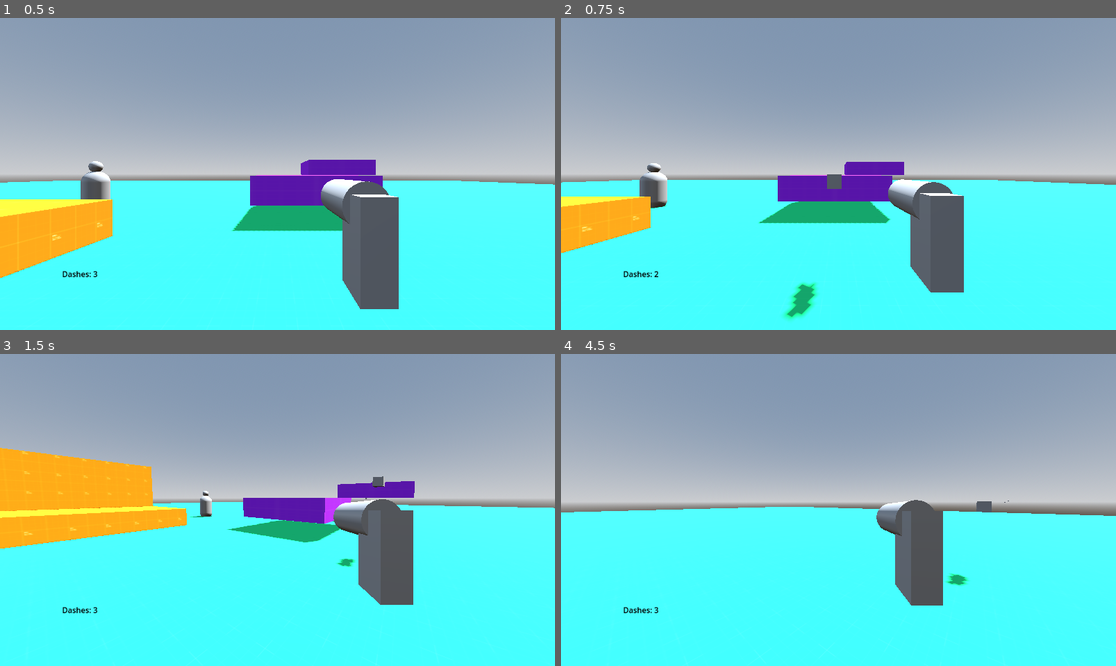
Above: before the commit, frames 1-4 (two rows, left to right).
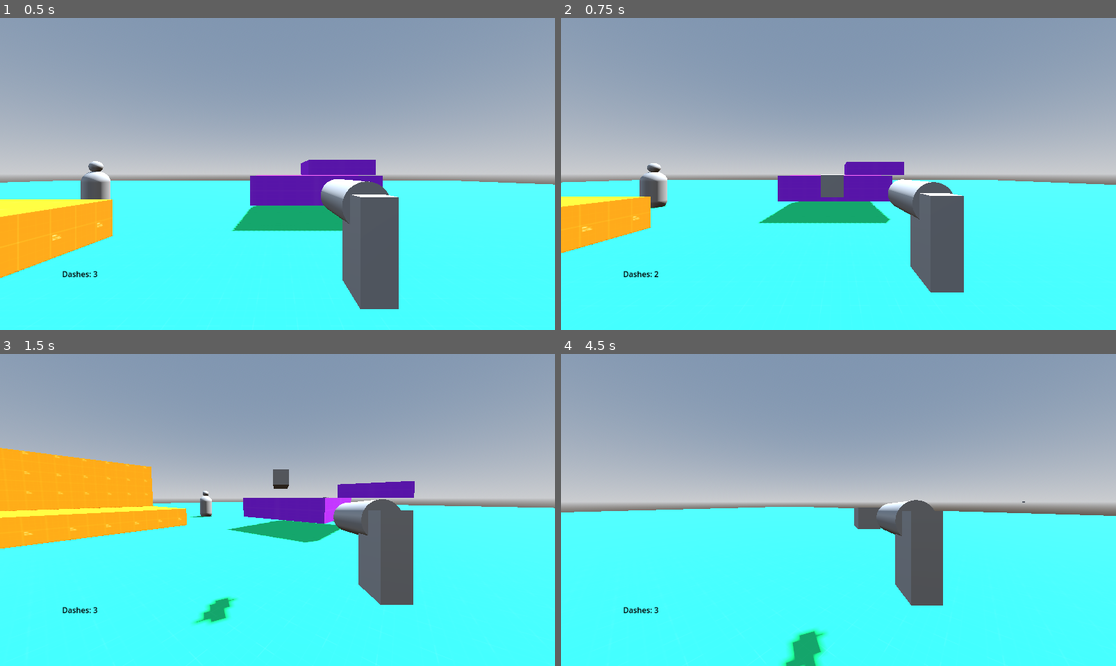
Above: after the commit, the same moments.

Repository: R1fty0/RetroShooter
Game: Godot game, scene res://scenes/main.tscn
Same seed, same stepped clock (60 frames per second), same inputs: the game is played once before the commit and once after it.
Inputs (mouse positions are in pixels of both pictures, inside the frame that each line leads up to):
- Up to frame 1 (0.5 s): no input
- Up to frame 2 (0.75 s): tap Enter (ui_accept) at 0.5 s; move the mouse to (960, 158) at 0.52 s; hold D (right) from 0.53 s (still down); hold Q (dash) from 0.53 s (still down); click (960, 158) at 0.67 s
- Up to frame 3 (1.5 s): tap Space (jump) at 0.77 s; move the mouse to (249, 510) at 1.27 s; release D (right) at 1.28 s; release Q (dash) at 1.28 s; hold W (forward) from 1.28 s (still down); click (249, 510) at 1.35 s
- Up to frame 4 (4.5 s): keep holding W (forward); tap Space (jump) at 1.52, 3.02, 3.77 s; move the mouse to (849, 503) at 2.02 s; hold Q (dash) 2.03-2.78 s; move the mouse to (832, 516) at 2.77 s; click (832, 516) at 2.85 s; move the mouse to (877, 513) at 3.52 s; hold Q (dash) 3.53-4.28 s; move the mouse to (794, 506) at 4.27 s; click (794, 506) at 4.35 s

Frame 1 is identical in both runs. In frame 2, 0.7% of the frame differs, in the area x 40-51%, y 50-97%; in frame 3, 0.7%; in frame 4, 1.2%, in the area x 39-84%, y 46-100%.

Commit message:
refactor: switched bullet from using a rigidbody to using an area3d root node

Diff:
--- a/scenes/common_components/projectile/projectile.gd
+++ b/scenes/common_components/projectile/projectile.gd
@@ -1,4 +1,4 @@
-extends RigidBody3D
+extends Area3D
 class_name Projectile
 
 ## All of these settings are usually set by the projectile shooting component.
@@ -6,11 +6,15 @@
 var target_group: String = "player"
 var damage: float = 10.0
 var speed: float = 40.0
+var direction: Vector3 = Vector3.FORWARD
 
-func _ready() -> void:
-	# Add velocity to bullet when it is spawned to make it travel forward.
-	var impulse = Vector3.FORWARD * speed
-	linear_velocity = impulse
+func _physics_process(delta: float) -> void:
+	var velocity = direction * speed
+	# Move bullet forward.
+	global_position += velocity * delta
+	# Make bullet spin during movement.
+	if velocity.length() > 0:
+		look_at(global_position + velocity, Vector3.UP)
 
 func _on_body_entered(body: Node) -> void:
 	print("ive hit something")
--- a/scenes/common_components/projectile_shooting/projectile_shooting_component.gd
+++ b/scenes/common_components/projectile_shooting/projectile_shooting_component.gd
@@ -28,10 +28,11 @@
 	# Add projectile to scene.
 	get_tree().current_scene.add_child(new_projectile)
 	new_projectile.global_position = projectile_spawn_point.global_position
-	new_projectile.rotation = projectile_spawn_point.rotation
+	new_projectile.global_rotation = projectile_spawn_point.global_rotation
 
 	# Setup projectile stats
-	new_projectile.gravity_scale = 0.0
+	# Make the projectile face forward relative to what direction the gun is pointing at.
+	new_projectile.direction = projectile_spawn_point.global_transform.basis.z * -1
 	new_projectile.target_group = projectile_target_group
 	new_projectile.damage = projectile_damage
 	new_projectile.speed = projectile_speed
--- a/scenes/main.tscn
+++ b/scenes/main.tscn
@@ -115,5 +115,6 @@
 transform = Transform3D(1, 0, 0, 0, 1, 0, 0, 0, 1, -3.11434, 0.335284, -9)
 
 [editable path="Player"]
-[editable path="Player/Gun"]
+[editable path="Player/Head/Gun"]
+[editable path="Player/Head/Gun/Barrel/ProjectileShootingComponent"]
 [editable path="DummyTarget"]
--- a/scenes/player/bullet/bullet.tscn
+++ b/scenes/player/bullet/bullet.tscn
@@ -7,9 +7,8 @@
 [sub_resource type="BoxShape3D" id="BoxShape3D_pyopn"]
 size = Vector3(0.247559, 0.242249, 0.491119)
 
-[node name="Bullet" type="RigidBody3D"]
+[node name="Bullet" type="Area3D"]
 script = ExtResource("1_xikvv")
-metadata/_custom_type_script = "uid://kvpyy7bela82"
 
 [node name="MeshInstance3D" type="MeshInstance3D" parent="."]
 transform = Transform3D(0.239324, 0, 0, 0, 0.233985, 0, 0, 0, 0.497622, 0, 0, 0)
--- a/scenes/player/player.tscn
+++ b/scenes/player/player.tscn
@@ -24,6 +24,9 @@
 [node name="Gun" parent="Head" instance=ExtResource("3_gmlin")]
 transform = Transform3D(0.18, 0, 0, 0, 0.18, 0, 0, 0, 0.18, 0.404294, -0.11731, -0.726918)
 
+[node name="ProjectileShootingComponent" parent="Head/Gun/Barrel" index="1"]
+projectile_speed = 80.0
+
 [node name="DashController" type="Node" parent="."]
 script = ExtResource("2_dovo2")
 dash_duration = 0.01
@@ -41,3 +44,4 @@
 [connection signal="timeout" from="DashController/DashDurationTimer" to="DashController" method="_on_dash_duration_timer_timeout"]
 
 [editable path="Head/Gun"]
+[editable path="Head/Gun/Barrel/ProjectileShootingComponent"]
